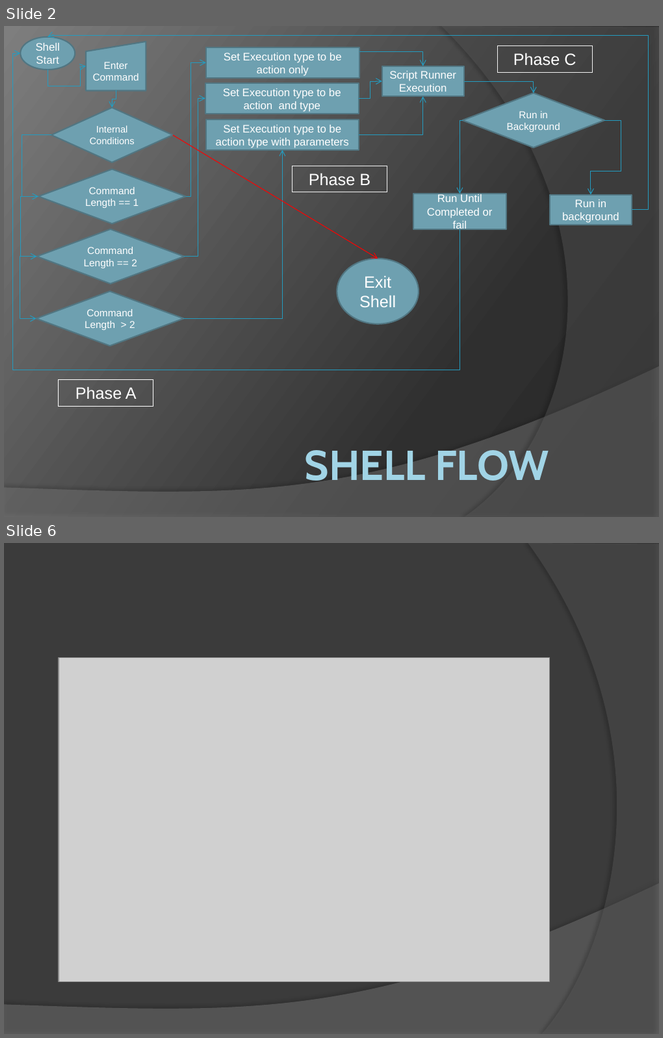
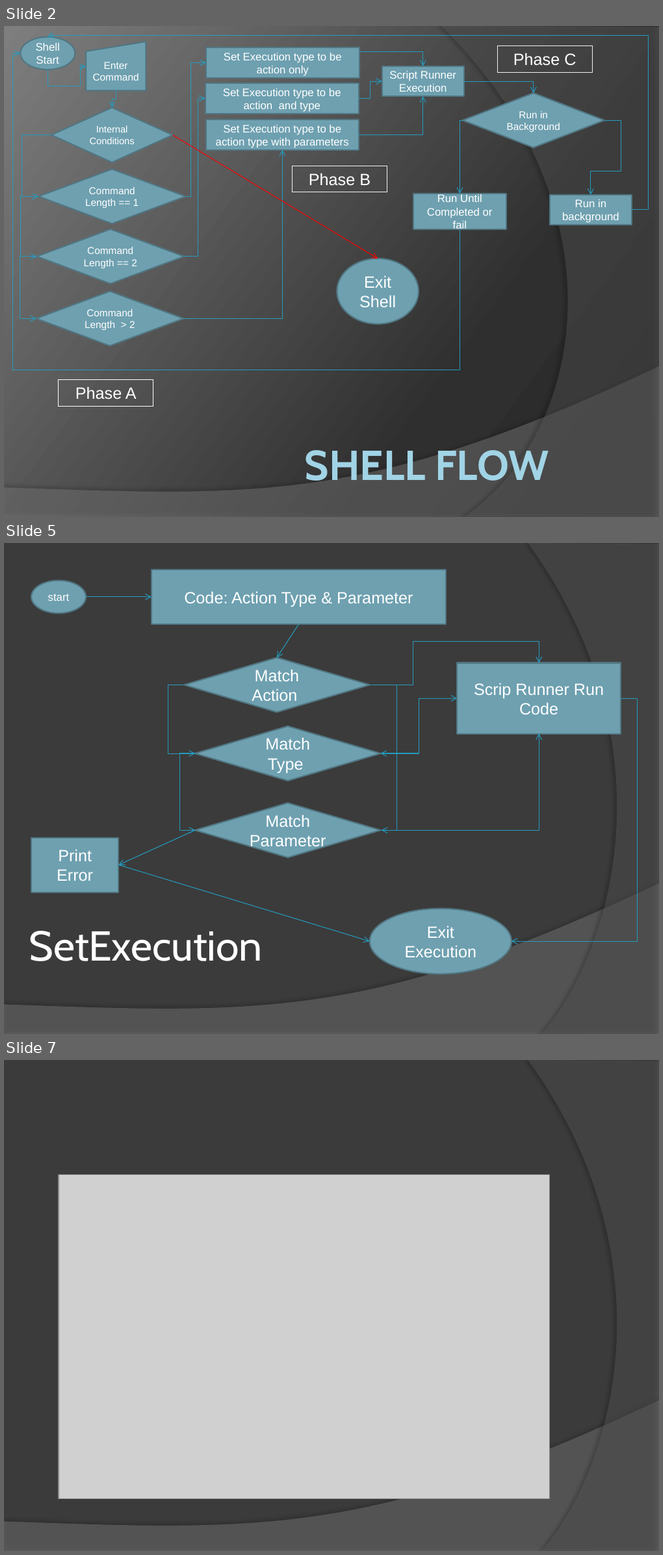
Before and after one commit to Mel4221/QuickToolsScript, a slide deck: Documentation/QuickToolsScript_Schema.pptx. Shown one above the other, each under a label of ours: slides 2 and 6 before the commit, slides 2, 5 and 7 after it; the slides between them are not shown. The pictures are 663x1038 and 663x1555 pixels, drawn with LibreOffice and Linux fonts; fonts in the diff are those of the drawing; grey boxes stand for pictures. Boxes give left, top, right and bottom in pixels: in the first picture for what was removed or moved away, otherwise in the second. Text is boxed around its words. In the diff, an @@ line names an element or a change of style, - is before the commit and + after.

```diff
--- a/Documentation/QuickToolsScript_Schema.pptx
+++ b/Documentation/QuickToolsScript_Schema.pptx
@@ slide 5 added at [4, 543, 659, 1034], background #3B3B3B; not listed: 2 template elements that a slide beside it also shows @@
@@ ellipse added at [31, 580, 86, 613], fill #6EA0B0, outline #517682 1.5 pt, 12 pt, text #FFFFFF @@
+start
@@ rectangle added at [152, 570, 446, 624], fill #6EA0B0, outline #517682 1.5 pt, 18 pt, text #FFFFFF @@
+Code: Action Type & Parameter
@@ arrow added from (86, 597) to (152, 597), #239BC2 0.75 pt @@
@@ arrow added from (299, 624) to (277, 657), #239BC2 0.75 pt @@
@@ diamond added at [184, 657, 369, 712], fill #6EA0B0, outline #517682 1.5 pt, 18 pt, text #FFFFFF @@
+Match Action
@@ elbow arrow added from (369, 685) to (540, 663), #239BC2 0.75 pt @@
@@ rectangle added at [458, 663, 622, 733], fill #6EA0B0, outline #517682 1.5 pt, 18 pt, text #FFFFFF @@
+Scrip Runner Run Code
@@ elbow arrow added from (184, 685) to (195, 754), #239BC2 0.75 pt @@
@@ elbow arrow added from (369, 685) to (381, 754), #239BC2 0.75 pt @@
@@ elbow arrow added from (381, 754) to (458, 698), #239BC2 0.75 pt @@
@@ elbow arrow added from (622, 698) to (512, 941), #239BC2 0.75 pt @@
@@ diamond added at [195, 726, 381, 781], fill #6EA0B0, outline #517682 1.5 pt, 18 pt, text #FFFFFF @@
+Match Type
@@ elbow arrow added from (381, 831) to (540, 733), #239BC2 0.75 pt @@
@@ elbow arrow added from (196, 754) to (195, 831), #239BC2 0.75 pt @@
@@ elbow arrow added from (381, 754) to (382, 831), #239BC2 0.75 pt @@
@@ diamond added at [195, 803, 381, 858], fill #6EA0B0, outline #517682 1.5 pt, 18 pt, text #FFFFFF @@
+Match Parameter
@@ arrow added from (195, 831) to (118, 865), #239BC2 0.75 pt @@
@@ rectangle added at [31, 838, 118, 892], fill #6EA0B0, outline #517682 1.5 pt, 18 pt, text #FFFFFF @@
+Print Error
@@ arrow added from (118, 865) to (369, 941), #239BC2 0.75 pt @@
@@ ellipse added at [369, 908, 511, 974], fill #6EA0B0, outline #517682 1.5 pt, 18 pt, text #FFFFFF @@
+Exit Execution
@@ title added at [29, 931, 263, 962], 46 pt, text #FFFFFF @@
+SetExecution
@@ what was slide 6 is now slide 7 @@
```
Also in this commit, not shown: 2 slides changed.
